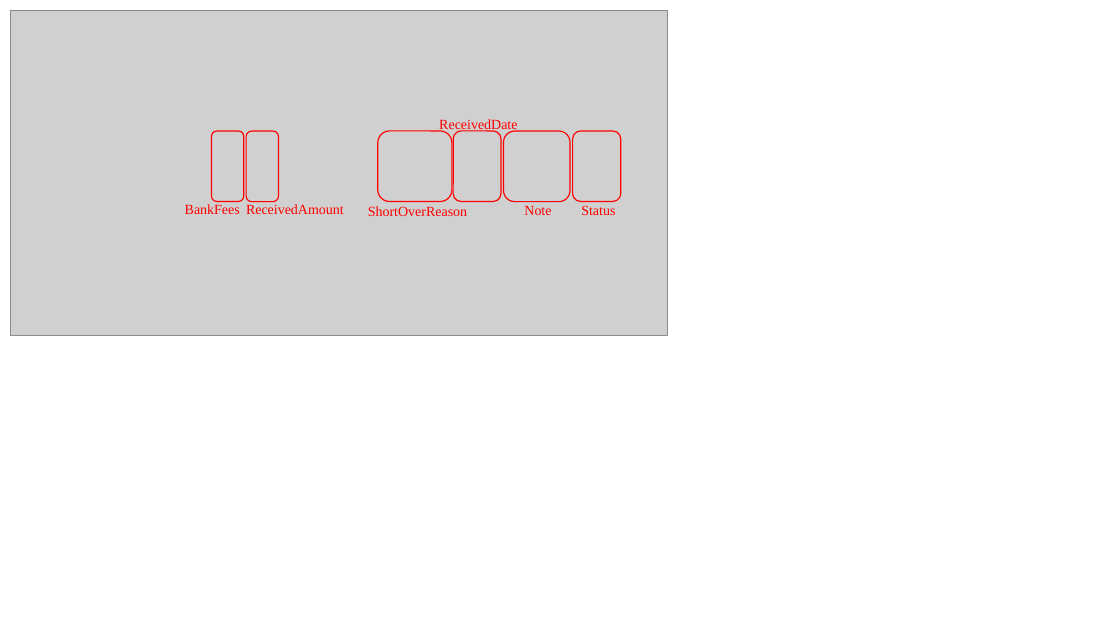
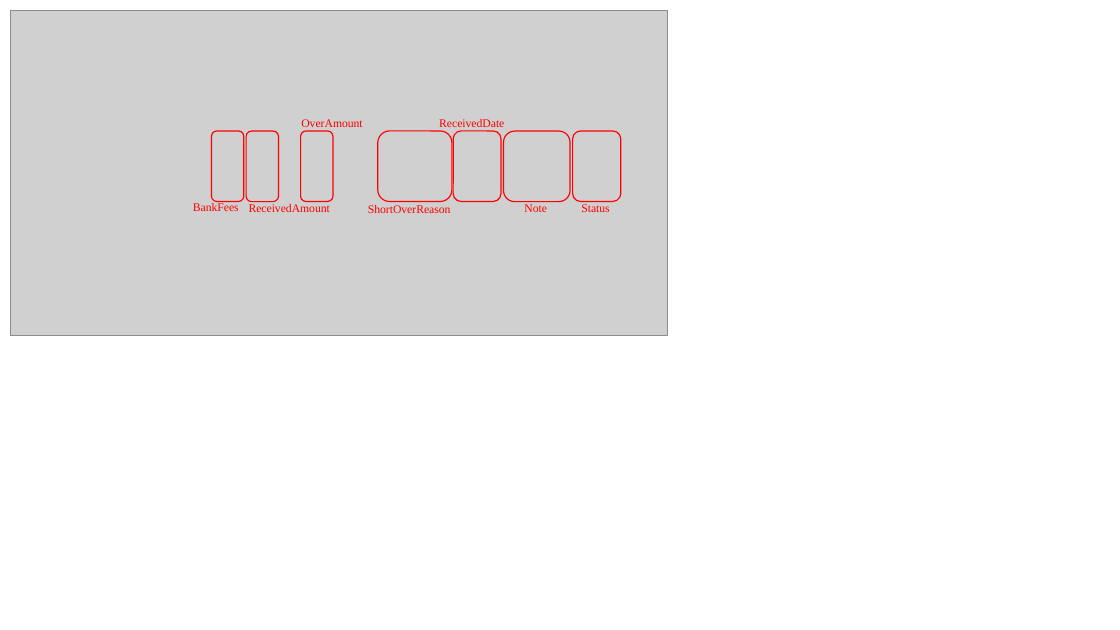
Before and after one commit to appletime81/cbp-sys-api, a slide deck: slide 2 of CBP專案/帳單API/帳單API_part3_銷帳.pptx. Drawn at 1120x630 pixels with LibreOffice and Linux fonts; fonts in the diff are those of the drawing; grey boxes stand for pictures. Boxes give left, top, right and bottom in pixels: in the first picture for what was removed or moved away, otherwise in the second. Text is boxed around its words. In the diff, an @@ line names an element or a change of style, - is before the commit and + after.

```diff
--- a/CBP專案/帳單API/帳單API_part3_銷帳.pptx
+++ b/CBP專案/帳單API/帳單API_part3_銷帳.pptx
@@ text added at (301,119,362,127), 10 pt, text #FF0000 @@
+OverAmount
@@ rounded rectangle added at (301,131,334,202), outline #FF0000 1 pt @@
@@ size 12 to 10 pt in 6 elements at (368,205,451,213), (439,119,504,127), (249,204,330,212), (581,204,609,212), (524,204,547,212), (193,203,239,211) @@
@@ text "BankFees": place and size @@
-text "BankFees" at (185,204,240,214)
+text "BankFees" at (193,203,239,211)
```
Also in this commit, not shown: 1 slide added, 8 other files.
